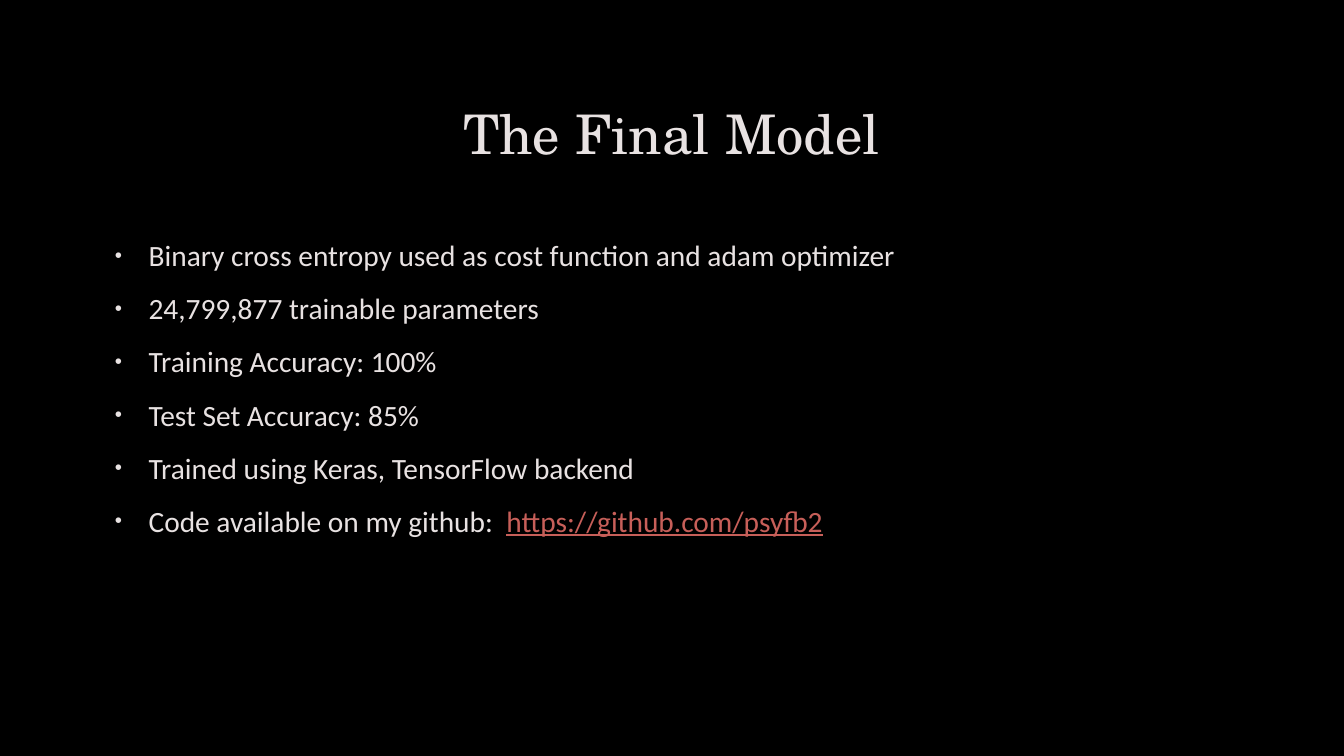
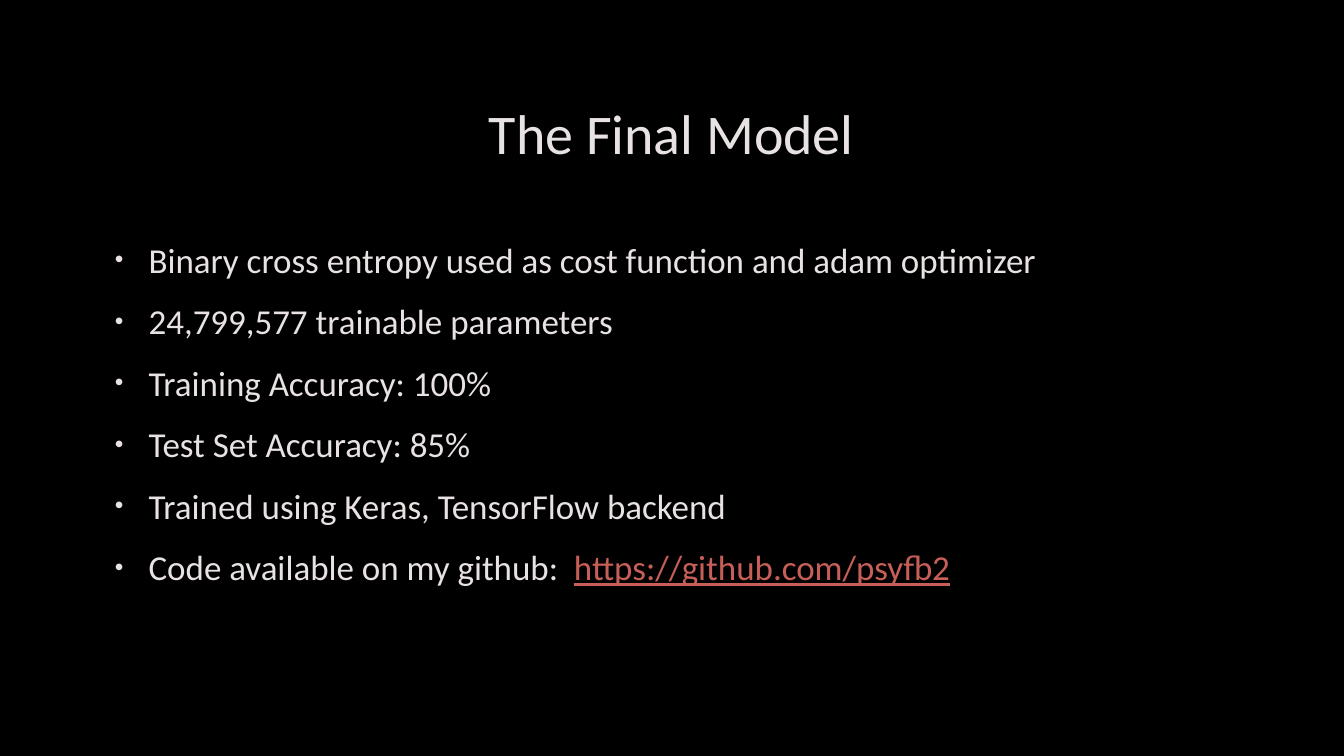
Before and after one commit to psyfb2/Movie-Review-Sentiment-Analysis, a slide deck: slide 8 of CNN for Movie Review Sentiment Analysis.pptx. Drawn at 1344x756 pixels with LibreOffice and Linux fonts; fonts in the diff are those of the drawing; background and template pictures are left out. Boxes give left, top, right and bottom in pixels: in the first picture for what was removed or moved away, otherwise in the second. Text is boxed around its words. In the diff, an @@ line names an element or a change of style, - is before the commit and + after.

Commit message:
Finishing touches and trained final mode, 85% test set accuracy

```diff
--- a/CNN for Movie Review Sentiment Analysis.pptx
+++ b/CNN for Movie Review Sentiment Analysis.pptx
@@ title "The Final Model" at (489,115,853,155): size 39 to 40 pt, font TeX Gyre Schola to Calibri @@
@@ text at (149,248,1036,586): size 21 to 25 pt in "Binary cross entropy used as cost function ...", "Training Accuracy: 100%", "Test Set Accuracy: 85%", "Trained using Keras, TensorFlow backend" and 1 more places @@
@@ text at (149,309,612,340): text changed; size 21 to 25 pt @@
-• 24,799,877 trainable parameters
+• 24,799,577 trainable parameters
```
Also in this commit, not shown: 8 other slides changed, 12 other files.
